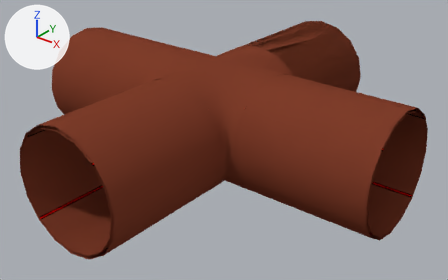
One commit to the Blender file VILE/Assets/Models/room_tunnel_intersection4.blend: the scene before it, then after it.
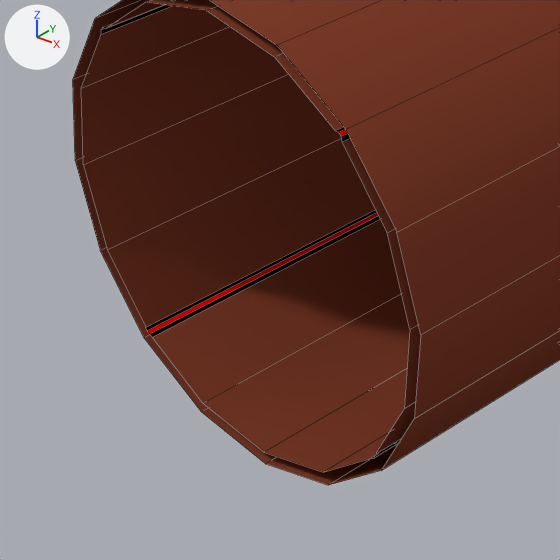
Each version is shown whole from a 50 mm camera at (28.2, -34.5, 20.6) aimed at (0.8, -0.4, -0.6), then close up on the part from 0% to 34% of the width and 46% to 100% of the height. The lights are fixed; the arrows at upper left show +X, +Y and +Z. The close-ups show mesh edges as thin lines.

The first close-up shows 'Tunnel.003'.
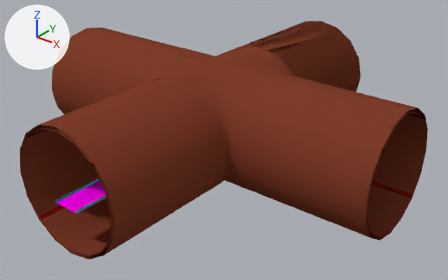
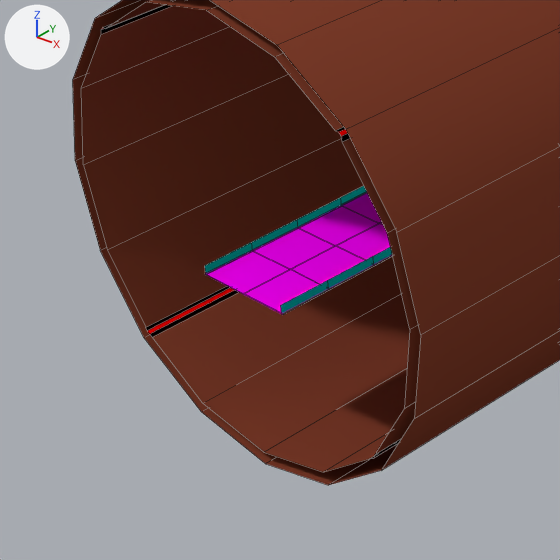
What differs and where, as boxes [x1, y1, x2, y2] in the close-ups (560 x 560 px):
```json
{"object": "Platform.001", "change": "added", "after": [205, 186, 393, 315], "on screen": "pink", "faces in mat_floor_001 (its picture is missing)": [205, 193, 392, 315], "faces in mat_sides_001 (its picture is missing)": [205, 186, 392, 313]}
```

Scene script edits in JSON lines:
```json
{"op": "add", "block": "mat_metal_001", "code": ["mat_metal_001 = diffuse_material('Metal.001')", "mat_metal_001.base_color = (0.326, 0.326, 0.326)  # grey #9b9b9b"]}
{"op": "add", "block": "mat_sides_001", "code": ["mat_sides_001 = diffuse_material('Sides.001')", "mat_sides_001.base_color = (0.0, 1.0, 1.0)  # cyan #00ffff"]}
{"op": "add", "block": "mat_floor_001", "code": ["mat_floor_001 = diffuse_material('Floor.001')", "mat_floor_001.base_color = (1.0, 0.0, 1.0)  # pink #ff00ff"]}
{"op": "add", "block": "me_cube_012", "code": ["me_cube_012 = bpy.data.meshes.new('Cube.012')", "me_cube_012.from_pydata(...)  # 240 vertices, 100 faces; spans x -1.02..1.02, y -5.0..5.0, z -0.02..0.16", "# faces by material slot: [40, 40, 20]", "me_cube_012.materials.append(mat_floor_001)  # its picture is missing", "me_cube_012.materials.append(mat_sides_001)  # its picture is missing", "me_cube_012.materials.append(mat_metal_001)  # its picture is missing"]}
{"op": "add", "block": "ob_platform_001", "code": ["ob_platform_001 = bpy.data.objects.new('Platform.001', me_cube_012)", "ob_platform_001.location = (0.0, -10.0, 0.0)"]}
```
